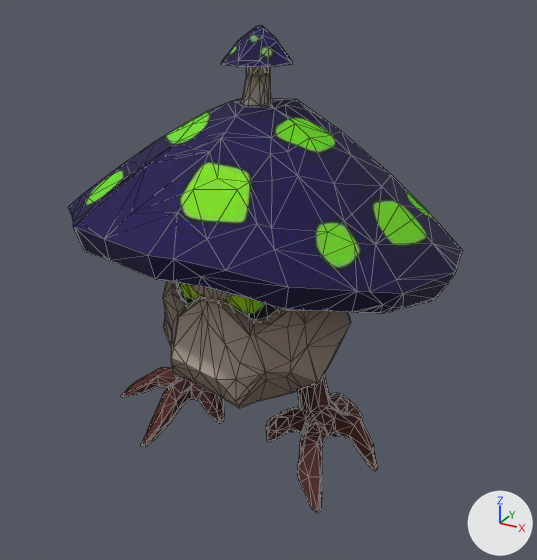
What one commit did to the glTF model ecorce/modeles/m_elite_champignon.glb.
Camera for both pictures: a camera (50 mm lens) standing at (0.816, -1.446, 0.638) and looking at (0.021, -0.002, -0.084). Every picture has the same lights, and +X, +Y and +Z are marked at lower right. The first picture is the older version. Mesh edges are drawn as thin lines. Vertices at exactly the same position are counted once.

Names of what the first picture shows: 'geometry_0'.
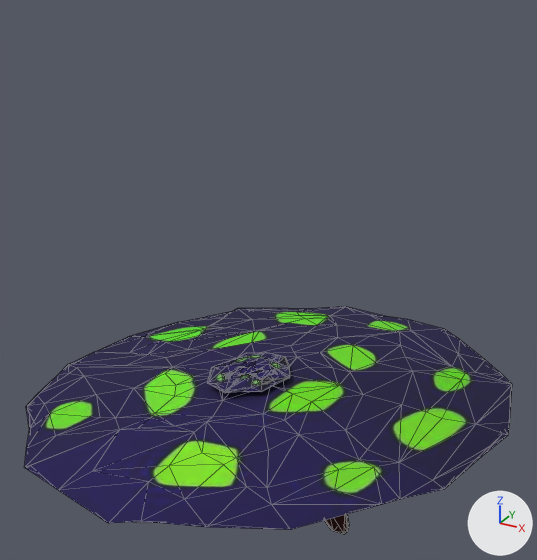
The newer file adds a shape key; the second version is drawn at full value of the shape key 'aplati' of 'geometry_0', and the change is written as the vertex moves it makes.

Pixel boxes [x1, y1, x2, y2] of what changed, in the pictures (537 x 560 px):
'geometry_0', reshaped, moved, rescaled (23% wider, 53% shorter): before [68, 25, 463, 513]; after [24, 306, 512, 534]

Diff of the bpy script that builds the scene:
```diff
--- a/ecorce/modeles/m_elite_champignon.glb.py
+++ b/ecorce/modeles/m_elite_champignon.glb.py
@@ me_geometry_0 @@
 # used by ob_geometry_0; location = (0.002, 0.001, 0.001); scale = (0.5, 0.5, 0.5)
-me_geometry_0.from_pydata(...)  # 1498 vertices, 3000 faces; spans x -0.94..0.94, y -0.86..0.86, z -1.0..1.0
+me_geometry_0.from_pydata(...)  # 1498 vertices, 3000 faces; spans x -0.5..0.69, y -0.28..0.82, z -0.01..0.25
+# me_geometry_0 part 1: the whole mesh is multiplied about its middle by the matrix ((0.633, 0.0, -0.013), (0.0, 0.64, 0.0), (0.096, 0.0, 0.083)), then moved by (0.1, 0.27, 0.15)
 me_geometry_0.materials.append(mat_material_0)
@@ ob_geometry_0 @@
 ob_geometry_0 = bpy.data.objects.new('geometry_0', me_geometry_0)
-ob_geometry_0.location = (0.002, 0.001, 0.001)
-ob_geometry_0.scale = (0.5, 0.5, 0.5)
+ob_geometry_0.location = (-0.115, -0.285, -0.57)
+ob_geometry_0.scale = (1.07, 1.07, 1.07)
```
